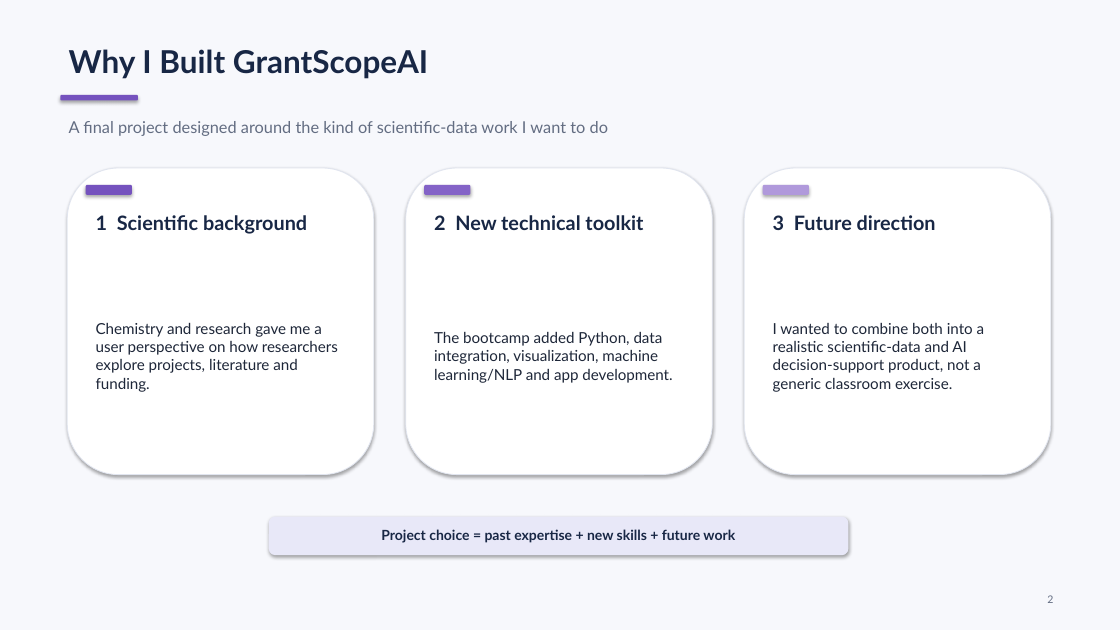
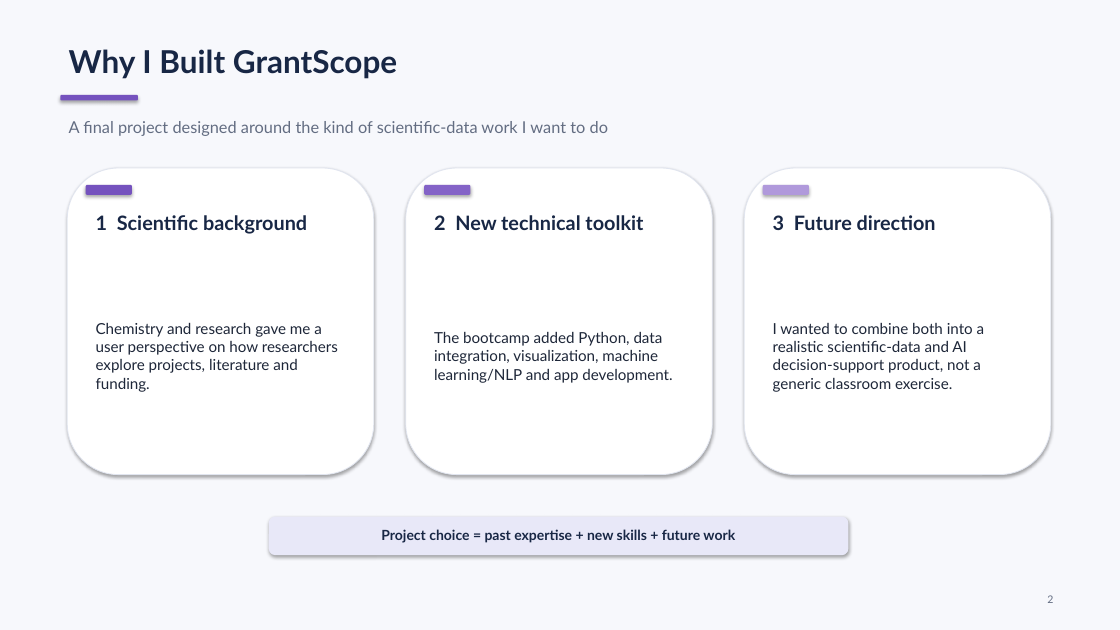
Before and after one commit to Orgo4ever/GrantScopeAI, a slide deck: slide 2 of Presentations/Final Project Presentation.pptx. Drawn at 1120x630 pixels with LibreOffice and Linux fonts; fonts in the diff are those of the drawing. Boxes give left, top, right and bottom in pixels: in the first picture for what was removed or moved away, otherwise in the second. Text is boxed around its words. In the diff, an @@ line names an element or a change of style, - is before the commit and + after.

```diff
--- a/Presentations/Final Project Presentation.pptx
+++ b/Presentations/Final Project Presentation.pptx
@@ text at (69,49,397,79): text changed @@
-Why I Built GrantScopeAI
+Why I Built GrantScope
```
Also in this commit, not shown: 7 other slides changed, 1 slide removed, 4 other files.
